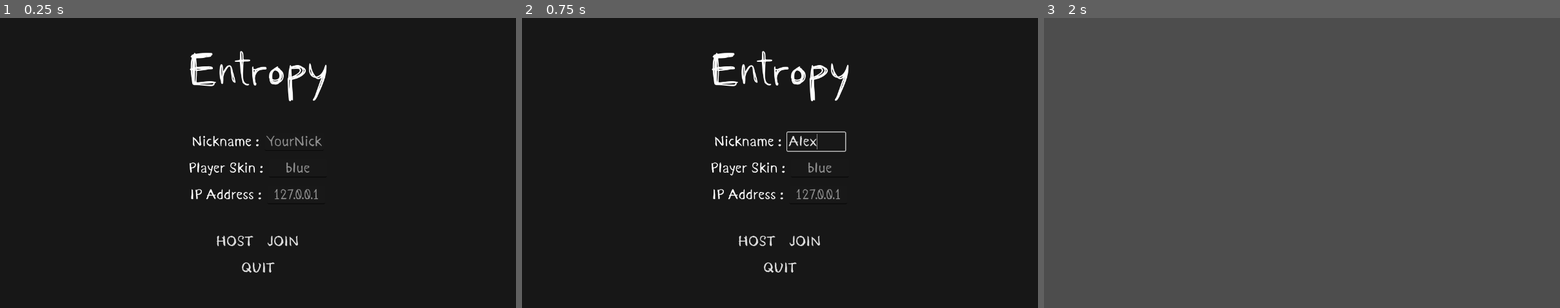
Above: before the commit, frames 1-3 (left to right).
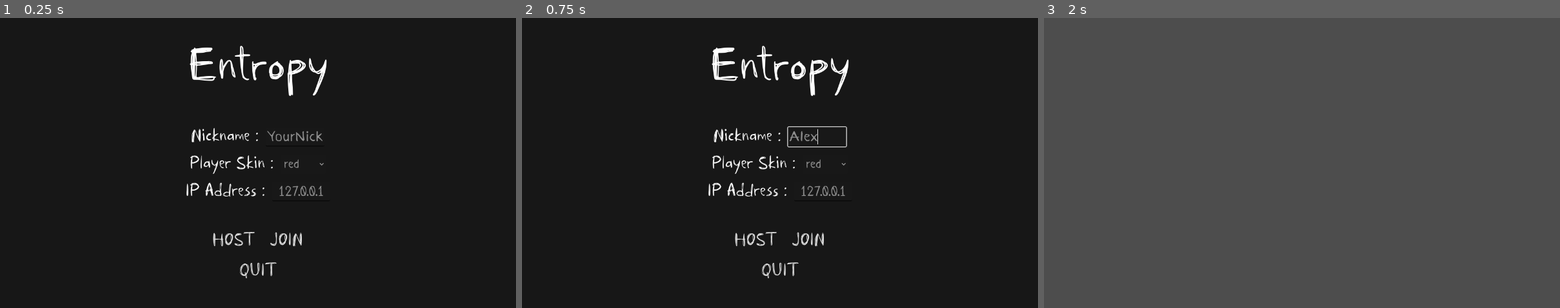
Above: after the commit, the same moments.

Repository: FreeSaladEggs/GGJ-2026
Game: Godot game, scene res://scenes/level/level.tscn
Same seed, same stepped clock (60 frames per second), same inputs: the game is played once before the commit and once after it.
Inputs (mouse positions are in pixels of both pictures, inside the frame that each line leads up to):
- Up to frame 1 (0.25 s): no input
- Up to frame 2 (0.75 s): click (816, 142) at 0.52 s; type "Alex" at 0.6 s
- Up to frame 3 (2 s): click "HOST" at 1.25 s

The runs differ from the first frame. In frame 1, 3.3% of the frame differs, in the area x 36-64%, y 9-90%; in frame 2, 3.4%; in frame 3, nothing differs.

Commit message:
ui
haja s8ira

Diff:
--- a/global-game-jam-2026-v/scenes/ui/main_menu_ui.tscn
+++ b/global-game-jam-2026-v/scenes/ui/main_menu_ui.tscn
@@ -6,6 +6,8 @@
 
 [sub_resource type="StyleBoxLine" id="StyleBoxLine_npnbc"]
 color = Color(0, 0, 0, 0)
+
+[sub_resource type="Theme" id="Theme_b8bkt"]
 
 [node name="MainMenuUI" type="Control" unique_id=1349505428]
 layout_mode = 3
@@ -68,12 +70,14 @@
 [node name="Label" type="Label" parent="MainContainer/MainMenu/Option1" unique_id=103856760]
 layout_mode = 2
 size_flags_horizontal = 4
-theme_override_fonts/font = ExtResource("1_font")
-theme_override_font_sizes/font_size = 35
+theme = SubResource("Theme_b8bkt")
+theme_override_fonts/font = ExtResource("2_b8bkt")
+theme_override_font_sizes/font_size = 45
 text = "Nickname : "
 
 [node name="NickInput" type="LineEdit" parent="MainContainer/MainMenu/Option1" unique_id=998896876]
 layout_mode = 2
+theme_override_colors/font_color = Color(0.56078434, 0.56078434, 0.56078434, 1)
 theme_override_fonts/font = ExtResource("1_font")
 theme_override_font_sizes/font_size = 35
 placeholder_text = "YourNick"
@@ -88,18 +92,30 @@
 [node name="Label" type="Label" parent="MainContainer/MainMenu/Option2" unique_id=2010460183]
 layout_mode = 2
 size_flags_horizontal = 4
-theme_override_fonts/font = ExtResource("1_font")
-theme_override_font_sizes/font_size = 35
+theme = SubResource("Theme_b8bkt")
+theme_override_fonts/font = ExtResource("2_b8bkt")
+theme_override_font_sizes/font_size = 45
 text = "Player Skin : "
 
-[node name="SkinInput" type="LineEdit" parent="MainContainer/MainMenu/Option2" unique_id=710805100]
+[node name="OptionButton" type="OptionButton" parent="MainContainer/MainMenu/Option2" unique_id=90142483]
 layout_mode = 2
-size_flags_horizontal = 4
+theme_override_colors/font_color = Color(0.56078434, 0.56078434, 0.56078434, 1)
+theme_override_colors/font_focus_color = Color(1, 1, 1, 1)
+theme_override_colors/font_pressed_color = Color(1, 1, 1, 1)
+theme_override_colors/font_hover_color = Color(1, 1, 1, 1)
+theme_override_colors/font_hover_pressed_color = Color(1, 1, 1, 1)
 theme_override_fonts/font = ExtResource("1_font")
-theme_override_font_sizes/font_size = 35
-placeholder_text = "blue"
-alignment = 1
-expand_to_text_length = true
+theme_override_font_sizes/font_size = 29
+selected = 0
+item_count = 4
+popup/item_0/text = "red"
+popup/item_0/id = 0
+popup/item_1/text = "blue"
+popup/item_1/id = 1
+popup/item_2/text = "green"
+popup/item_2/id = 2
+popup/item_3/text = "yellow"
+popup/item_3/id = 3
 
 [node name="Option3" type="HBoxContainer" parent="MainContainer/MainMenu" unique_id=829863446]
 layout_mode = 2
@@ -110,12 +126,14 @@
 [node name="Label" type="Label" parent="MainContainer/MainMenu/Option3" unique_id=790739463]
 layout_mode = 2
 size_flags_horizontal = 4
-theme_override_fonts/font = ExtResource("1_font")
-theme_override_font_sizes/font_size = 35
+theme = SubResource("Theme_b8bkt")
+theme_override_fonts/font = ExtResource("2_b8bkt")
+theme_override_font_sizes/font_size = 45
 text = "IP Address : "
 
 [node name="AddressInput" type="LineEdit" parent="MainContainer/MainMenu/Option3" unique_id=922286227]
 layout_mode = 2
+theme_override_colors/font_color = Color(0.56078434, 0.56078434, 0.56078434, 1)
 theme_override_fonts/font = ExtResource("1_font")
 theme_override_font_sizes/font_size = 35
 placeholder_text = "127.0.0.1"
@@ -134,19 +152,21 @@
 
 [node name="Host" type="Button" parent="MainContainer/MainMenu/Buttons" unique_id=2143335380]
 layout_mode = 2
+theme = SubResource("Theme_b8bkt")
 theme_override_colors/font_pressed_color = Color(0, 0.52549, 0, 1)
 theme_override_colors/font_hover_color = Color(0, 0.52549, 0, 1)
-theme_override_fonts/font = ExtResource("1_font")
-theme_override_font_sizes/font_size = 35
+theme_override_fonts/font = ExtResource("2_b8bkt")
+theme_override_font_sizes/font_size = 45
 text = "HOST"
 flat = true
 
 [node name="Join" type="Button" parent="MainContainer/MainMenu/Buttons" unique_id=73276680]
 layout_mode = 2
+theme = SubResource("Theme_b8bkt")
 theme_override_colors/font_pressed_color = Color(0, 0.52549, 0, 1)
 theme_override_colors/font_hover_color = Color(0, 0.525257, 0, 1)
-theme_override_fonts/font = ExtResource("1_font")
-theme_override_font_sizes/font_size = 35
+theme_override_fonts/font = ExtResource("2_b8bkt")
+theme_override_font_sizes/font_size = 45
 text = "JOIN"
 flat = true
 
@@ -158,10 +178,11 @@
 
 [node name="Quit" type="Button" parent="MainContainer/MainMenu/Option4" unique_id=1672994946]
 layout_mode = 2
+theme = SubResource("Theme_b8bkt")
 theme_override_colors/font_pressed_color = Color(0.858824, 0, 0, 0.862745)
 theme_override_colors/font_hover_color = Color(0.858807, 4.71681e-06, 1.15514e-06, 0.862745)
-theme_override_fonts/font = ExtResource("1_font")
-theme_override_font_sizes/font_size = 35
+theme_override_fonts/font = ExtResource("2_b8bkt")
+theme_override_font_sizes/font_size = 45
 text = "QUIT"
 flat = true
 
--- a/global-game-jam-2026-v/scripts/main_menu_ui.gd
+++ b/global-game-jam-2026-v/scripts/main_menu_ui.gd
@@ -5,21 +5,22 @@
 signal join_pressed(nickname: String, skin: String, address: String)
 signal quit_pressed
 
-@onready var skin_input: LineEdit = $MainContainer/MainMenu/Option2/SkinInput
 @onready var nick_input: LineEdit = $MainContainer/MainMenu/Option1/NickInput
 @onready var address_input: LineEdit = $MainContainer/MainMenu/Option3/AddressInput
-
+@onready var option_button: OptionButton = $MainContainer/MainMenu/Option2/OptionButton
 func _ready():
 	pass
 
 func _on_host_pressed():
 	var nickname = nick_input.text.strip_edges()
-	var skin = skin_input.text.strip_edges().to_lower()
+	var selected_idx = option_button.get_selected_id()
+	var skin = option_button.get_item_text(selected_idx).to_lower()
 	host_pressed.emit(nickname, skin)
 
 func _on_join_pressed():
 	var nickname = nick_input.text.strip_edges()
-	var skin = skin_input.text.strip_edges().to_lower()
+	var selected_idx = option_button.get_selected_id()
+	var skin = option_button.get_item_text(selected_idx).to_lower()
 	var address = address_input.text.strip_edges()
 	join_pressed.emit(nickname, skin, address)
 
@@ -39,7 +40,11 @@
 	return nick_input.text.strip_edges()
 
 func get_skin() -> String:
-	return skin_input.text.strip_edges().to_lower()
+	# Get the index of the currently selected item
+	var selected_idx = option_button.get_selected_id()
+
+	# Return the text of that item, formatted as lowercase
+	return option_button.get_item_text(selected_idx).to_lower()
 
 func get_address() -> String:
 	return address_input.text.strip_edges()
